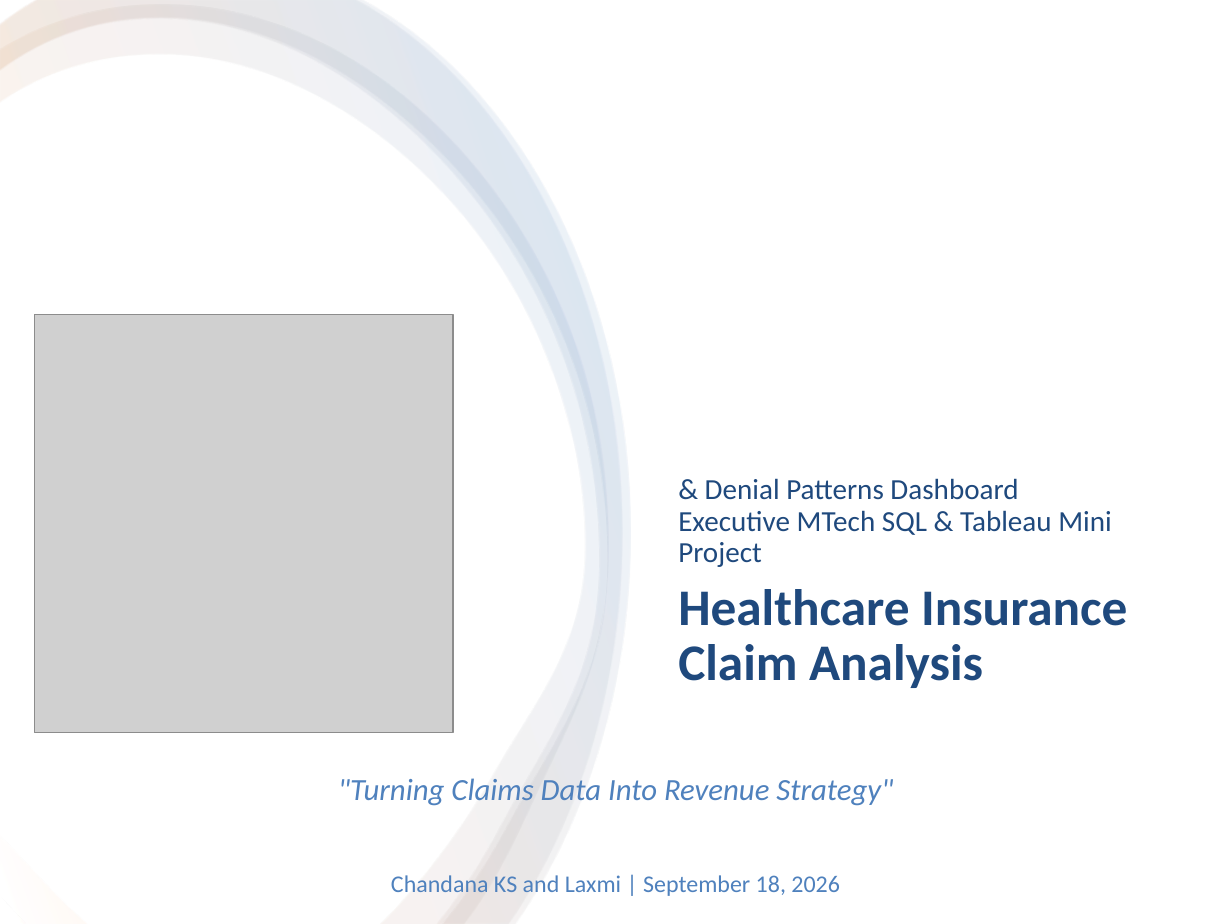
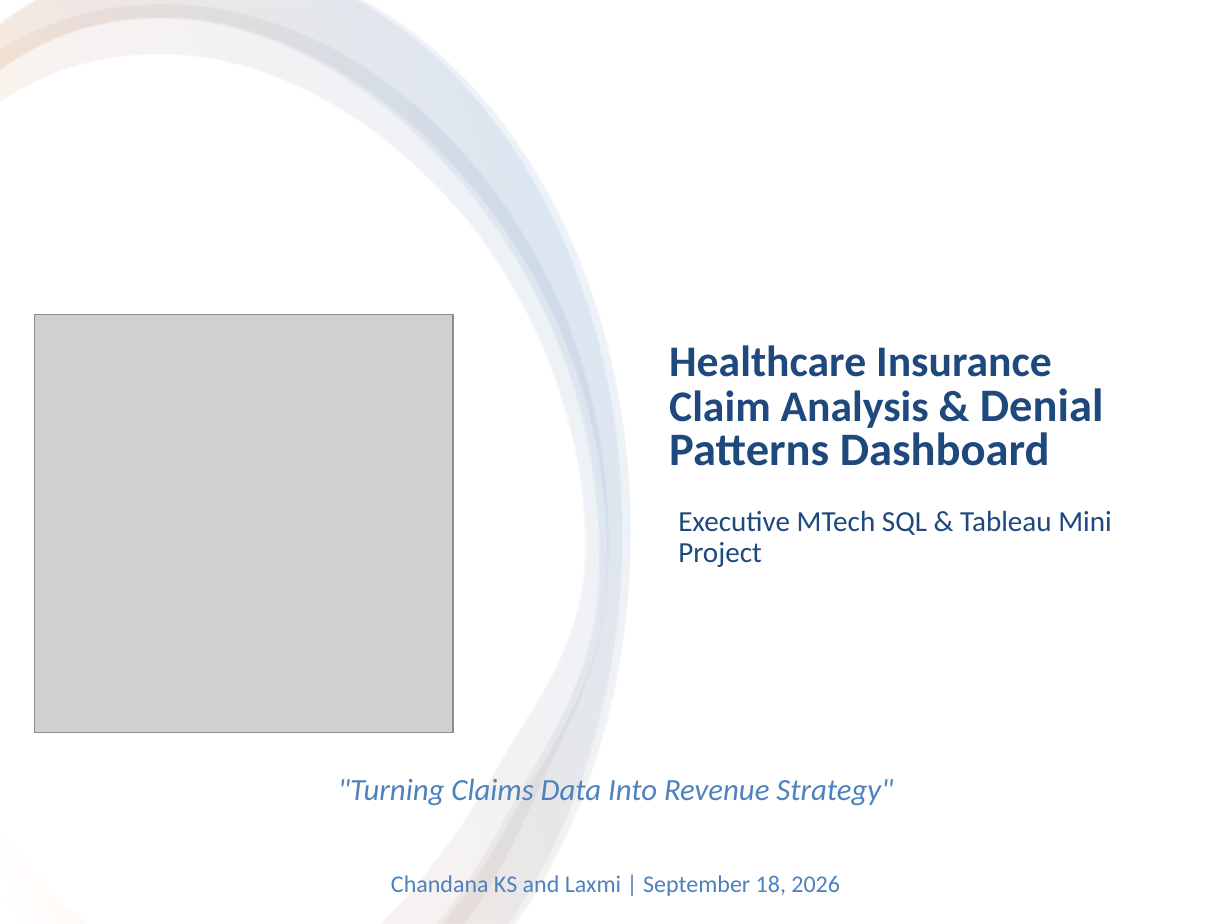
Before and after one commit to chandanaks2010-dev/Healthcare-Insurance-Claim-Analysis-And-Denial-Patterns-Dashboard, a slide deck: slide 1 of report/Healthcare_Insurance_Dashboard_Presentation.pptx. Drawn at 1232x924 pixels with LibreOffice and Linux fonts; fonts in the diff are those of the drawing; grey boxes stand for pictures. Boxes give left, top, right and bottom in pixels: in the first picture for what was removed or moved away, otherwise in the second. Text is boxed around its words. In the diff, an @@ line names an element or a change of style, - is before the commit and + after.

```diff
--- a/report/Healthcare_Insurance_Dashboard_Presentation.pptx
+++ b/report/Healthcare_Insurance_Dashboard_Presentation.pptx
@@ text at [669,345,1104,466]: text changed; size 30 to 25.5 pt @@
-Healthcare Insurance Claim Analysis
+Healthcare Insurance Claim Analysis & Denial Patterns Dashboard
@@ text at [678,510,1112,567]: text changed @@
-& Denial Patterns Dashboard
-Executive MTech SQL & Tableau Mini Project
+Executive MTech SQL & Tableau Mini Project
```
Also in this commit, not shown: 6 other slides changed, 1 slide added.
